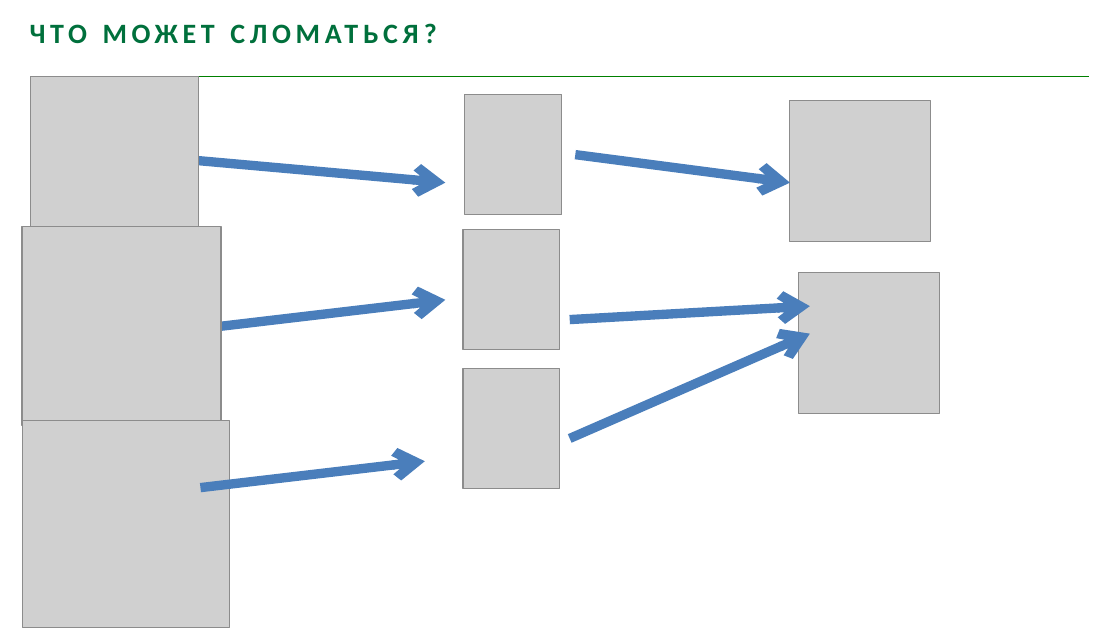
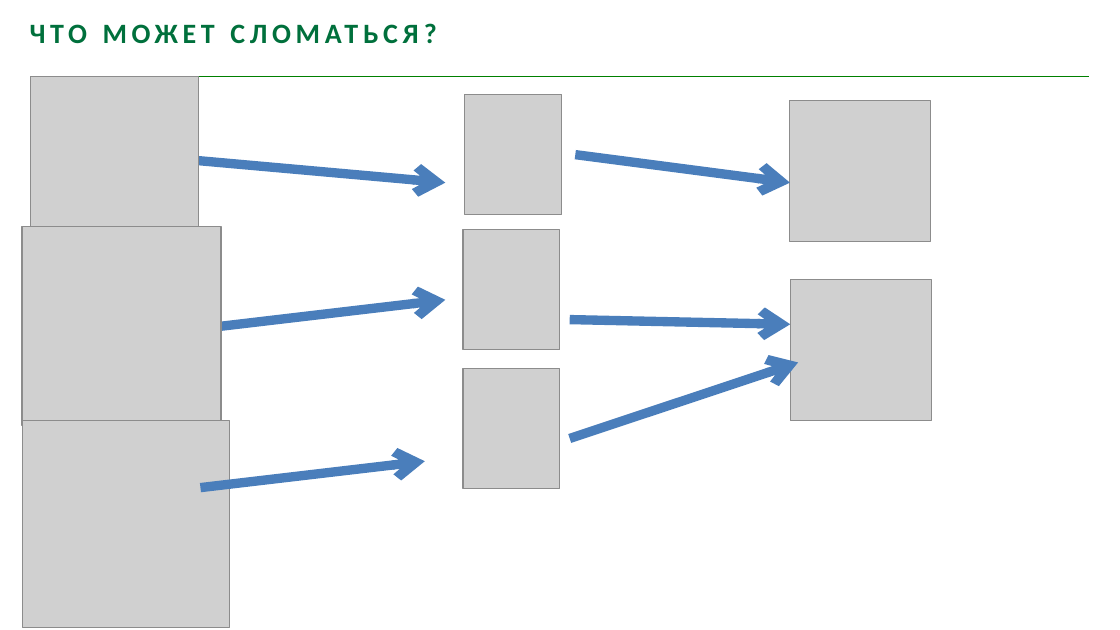
Before and after one commit to youhavebeenforked/JavaSchoolCourse, a slide deck: slide 9 of lessons/18_Hibernate/Лекция Distributed Systems.pptx (slide 8 before the commit). Drawn at 1120x630 pixels with LibreOffice and Linux fonts; fonts in the diff are those of the drawing; grey boxes stand for pictures; background and template pictures are left out. Boxes give left, top, right and bottom in pixels: in the first picture for what was removed or moved away, otherwise in the second. Text is boxed around its words. In the diff, an @@ line names an element or a change of style, - is before the commit and + after.

```diff
--- a/lessons/18_Hibernate/Лекция Distributed Systems.pptx
+++ b/lessons/18_Hibernate/Лекция Distributed Systems.pptx
@@ picture: place and size @@
-picture at (799, 272, 940, 413)
+picture at (791, 280, 932, 421)
@@ arrow moved from (570, 319) - (810, 306) to (570, 319) - (791, 325) @@
@@ arrow moved from (570, 438) - (810, 334) to (570, 438) - (799, 363) @@
```
Also in this commit, not shown: 4 other slides changed, 1 slide added, 2 slides removed.
